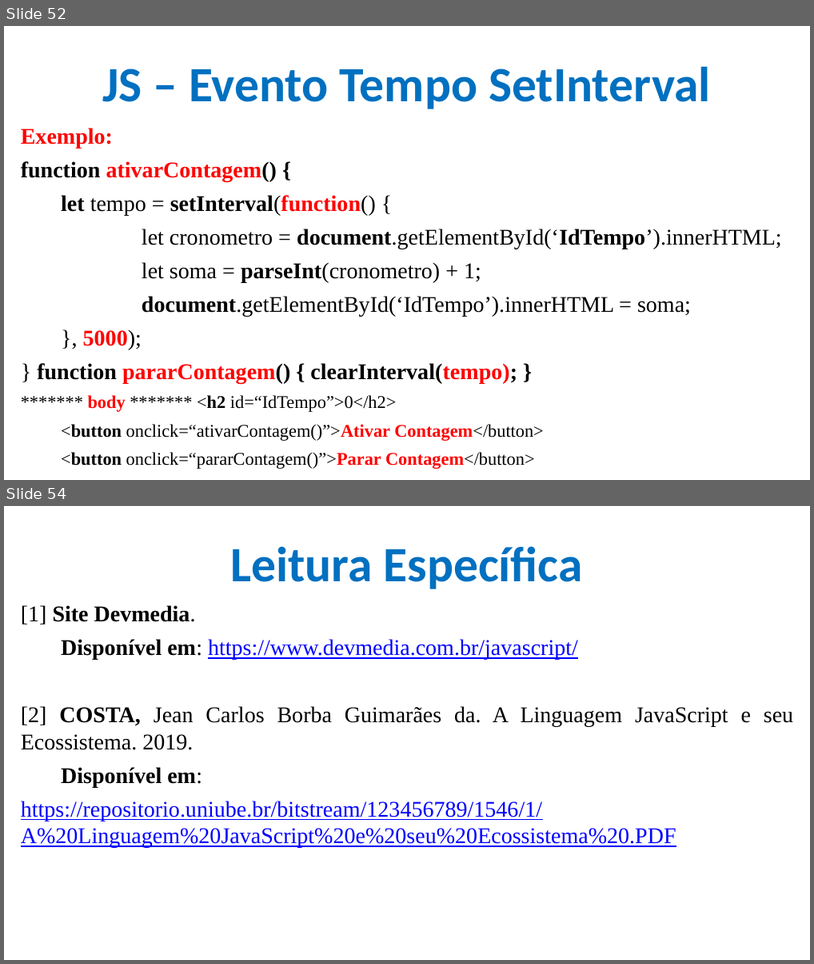
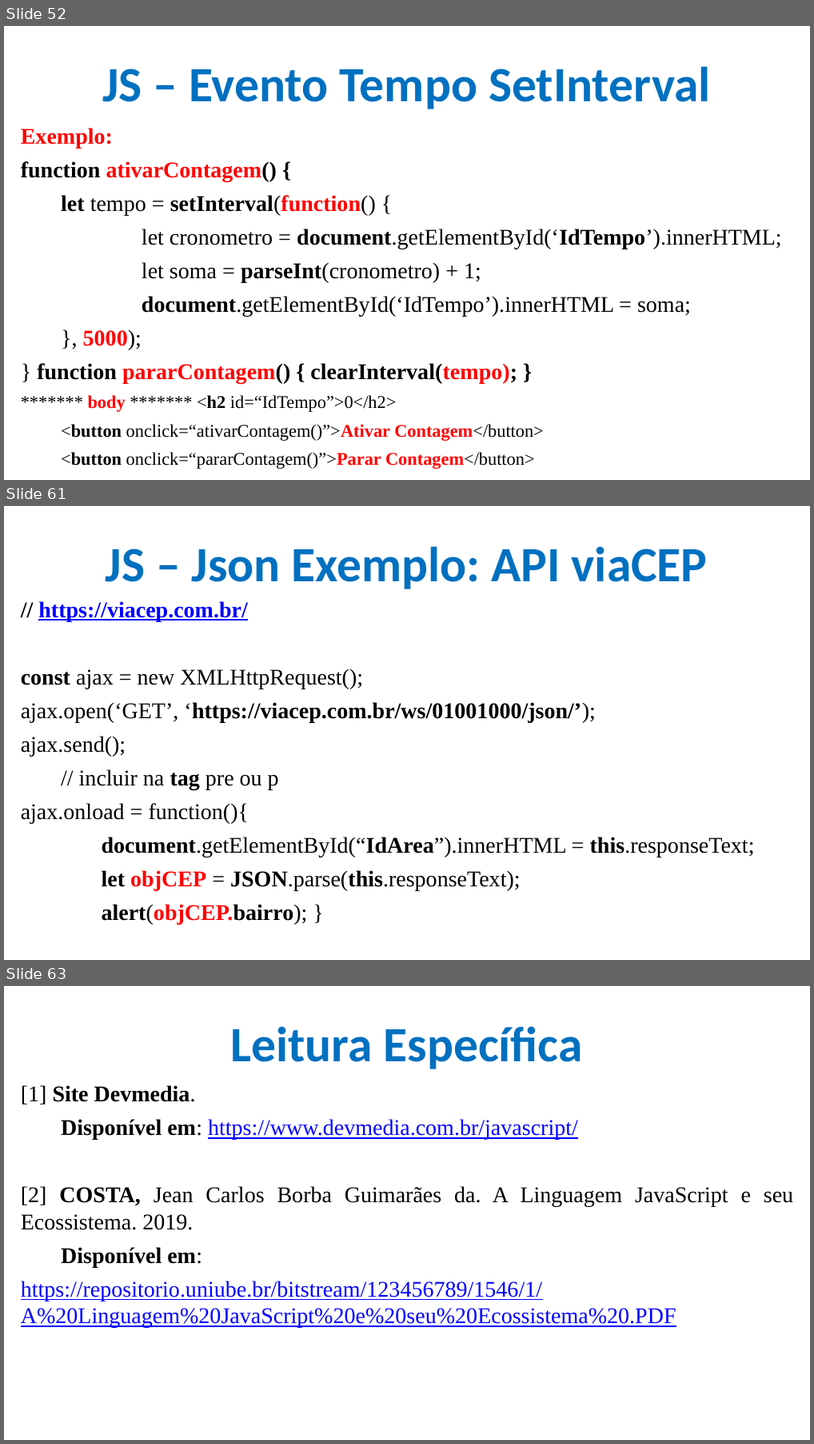
Before and after one commit to CloudEducationBrazil/WydenDesenvolvimentoWebPHP, a slide deck: 01 Classes/Aula 09 Desenvolvimento Web PHP - JS.pptx. Shown one above the other, each under a label of ours: slides 52 and 54 before the commit, slides 52, 61 and 63 after it; the slides between them are not shown. The pictures are 814x964 and 814x1444 pixels, drawn with LibreOffice and Linux fonts; fonts in the diff are those of the drawing; background and template pictures are left out. Boxes give left, top, right and bottom in pixels: in the first picture for what was removed or moved away, otherwise in the second. Text is boxed around its words. In the diff, an @@ line names an element or a change of style, - is before the commit and + after.

```diff
--- a/01 Classes/Aula 09 Desenvolvimento Web PHP - JS.pptx
+++ b/01 Classes/Aula 09 Desenvolvimento Web PHP - JS.pptx
@@ slide 61 added at <box>4,506,810,960</box>, background picture (left out) @@
@@ title added at <box>106,546,708,589</box>, 44 pt, text #0070C0, bold @@
+JS – Json Exemplo: API viaCEP
@@ text added at <box>21,601,755,924</box>, 20 pt, text #000000 @@
+// https://viacep.com.br/
+const ajax = new XMLHttpRequest();
+ajax.open(‘GET’, ‘https://viacep.com.br/ws/01001000/json/’);
+ajax.send();
+// incluir na tag pre ou p
+ajax.onload = function(){
+document.getElementById(“IdArea”).innerHTML = this.responseText;
+let objCEP = JSON.parse(this.responseText);
+alert(objCEP.bairro); }
@@ what was slide 54 is now slide 63 @@
```
Also in this commit, not shown: 2 slides changed, 8 other slides added, 3 other files.
